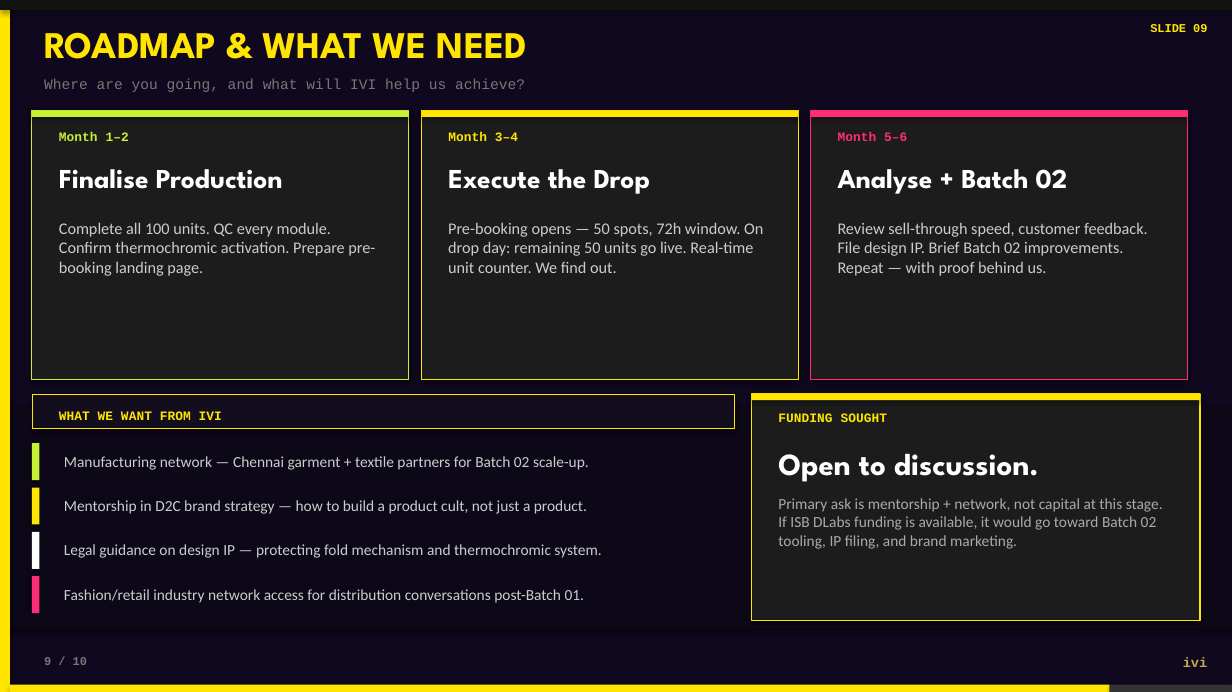
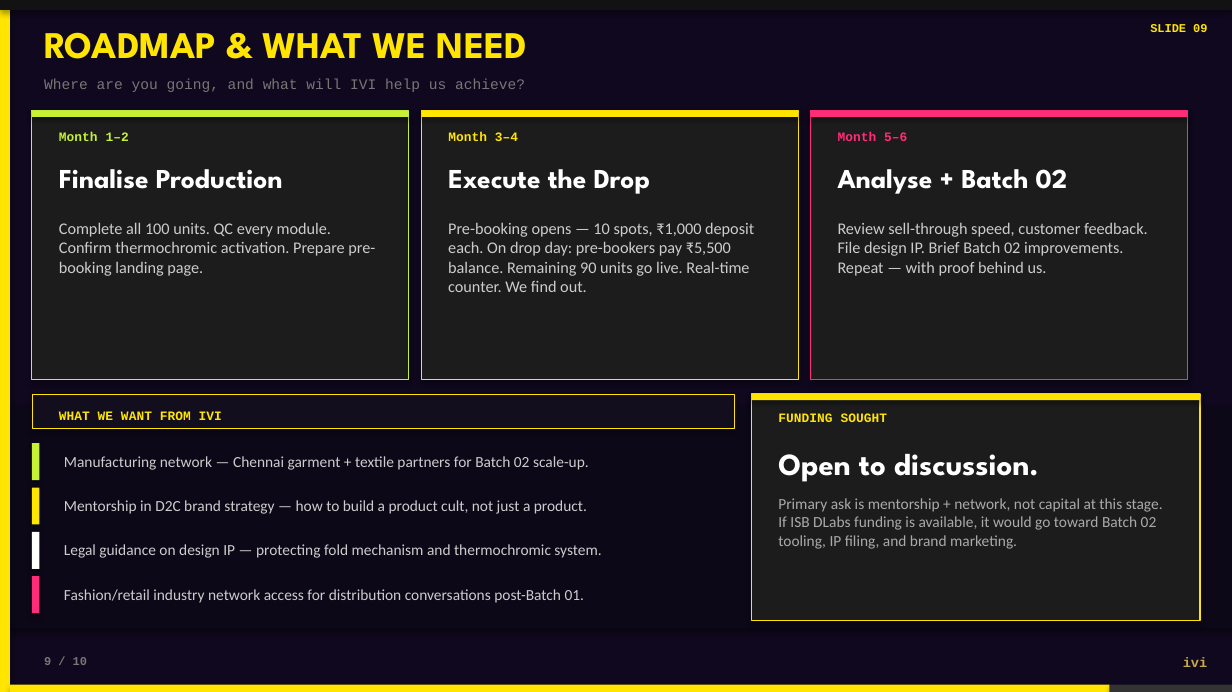
Before and after one commit to EpicBroMj10/IncomeTaxPiaget, a slide deck: slide 9 of NUUL_IVI_Pitch_Deck.pptx. Drawn at 1232x692 pixels with LibreOffice and Linux fonts; fonts in the diff are those of the drawing. Boxes give left, top, right and bottom in pixels: in the first picture for what was removed or moved away, otherwise in the second. Text is boxed around its words. In the diff, an @@ line names an element or a change of style, - is before the commit and + after.

```diff
--- a/NUUL_IVI_Pitch_Deck.pptx
+++ b/NUUL_IVI_Pitch_Deck.pptx
@@ text at box(448, 222, 754, 292): text changed @@
-Pre-booking opens — 50 spots, 72h window. On drop day: remaining 50 units go live. Real-time unit counter. We find out.
+Pre-booking opens — 10 spots, ₹1,000 deposit each. On drop day: pre-bookers pay ₹5,500 balance. Remaining 90 units go live. Real-time counter. We find out.
```
Also in this commit, not shown: 3 other slides changed.
